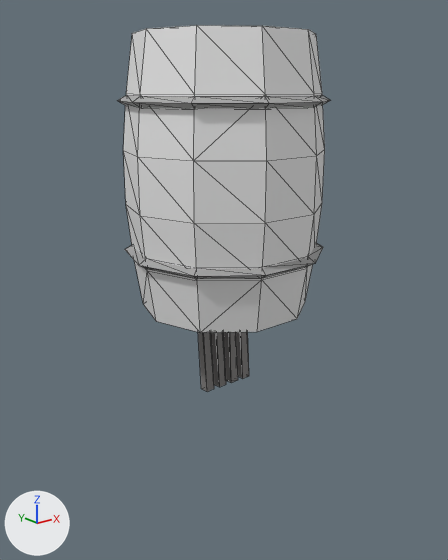
Before and after pictures for a commit that changed the glTF model assets/models/furniture/barrel_bars.glb.
Rendered twice from a camera (50 mm lens) standing at (-1.17, -1.459, 1.341) and looking at (0.001, 0.005, 0.755). Arrows for +X, +Y and +Z are at lower left; the lights stay in place. The picture after the commit comes second. Mesh edges are drawn as thin lines. Vertices at exactly the same position are counted once.

Objects in the first picture: 'barrel'.
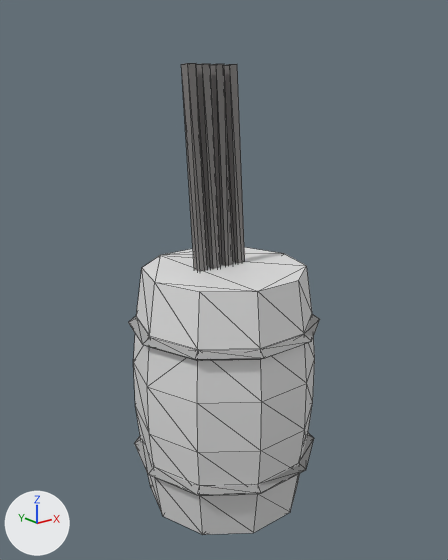
Commit message: Tønnene står der de skal: kit.barrel brukte z som løkkevariabel

The change, as a diff of the scene's bpy script:
```diff
--- a/assets/models/furniture/barrel_bars.glb.py
+++ b/assets/models/furniture/barrel_bars.glb.py
@@ me_barrel @@
 # used by ob_barrel; location = (0.0, 0.0, 0.0)
-me_barrel.from_pydata(...)  # 152 vertices, 284 faces; spans x -0.308..0.308, y -0.293..0.293, z 0.399..1.48
+me_barrel.from_pydata(...)  # 152 vertices, 284 faces; spans x -0.308..0.308, y -0.293..0.293, z 0.0..1.401
+# me_barrel part 1: the loose piece of 60 vertices spanning x -0.298..0.298, y -0.283..0.283, z 0.68..1.48 is moved by (0.0, 0.0, -0.68)
+# me_barrel part 2: the loose piece of 30 vertices spanning x -0.308..0.308, y -0.293..0.293, z 1.284..1.316 is moved by (0.0, 0.0, -0.68)
+# me_barrel part 3: the loose piece of 30 vertices spanning x -0.308..0.308, y -0.293..0.293, z 0.844..0.876 is moved by (0.0, 0.0, -0.68)
+# me_barrel part 4: 238 kept faces spanning x -0.308..0.308, y -0.293..0.293, z 0.0..1.401 get new vertex colours
 me_barrel.materials.append(mat_layer_cladding)
```

Pixel boxes (x1, y1, x2, y2) of what changed, in the pictures (448 x 560 px; the box of a moved part takes in the faces that stretch with it):
'barrel', reshaped (10% narrower, 29% taller)
    before: (117, 25, 330, 392)
    after: (128, 63, 320, 535)
part 1 of me_barrel, moved or reshaped
    before: (123, 25, 325, 333)
    after: (133, 247, 315, 535)
part 2 of me_barrel, moved or reshaped
    before: (117, 95, 330, 108)
    after: (128, 314, 320, 360)
part 3 of me_barrel, moved or reshaped
    before: (125, 243, 323, 279)
    after: (134, 433, 314, 495)
part 4 of me_barrel, recoloured
    before: (117, 25, 330, 392)
    after: (128, 63, 320, 534)
